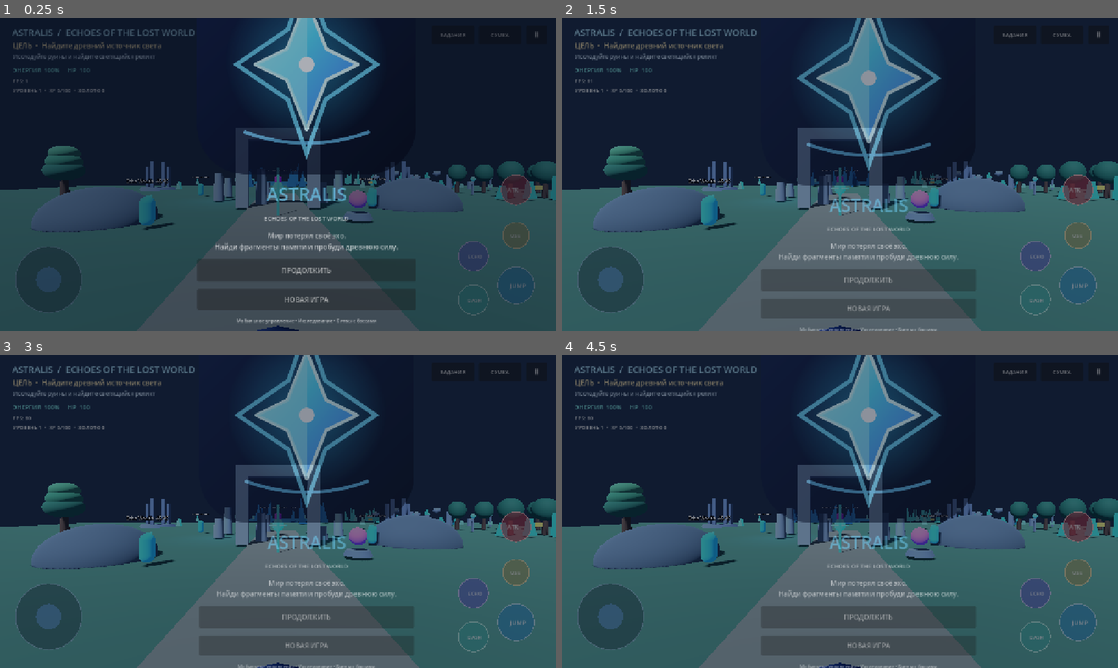
Above: before the commit, frames 1-4 (two rows, left to right).
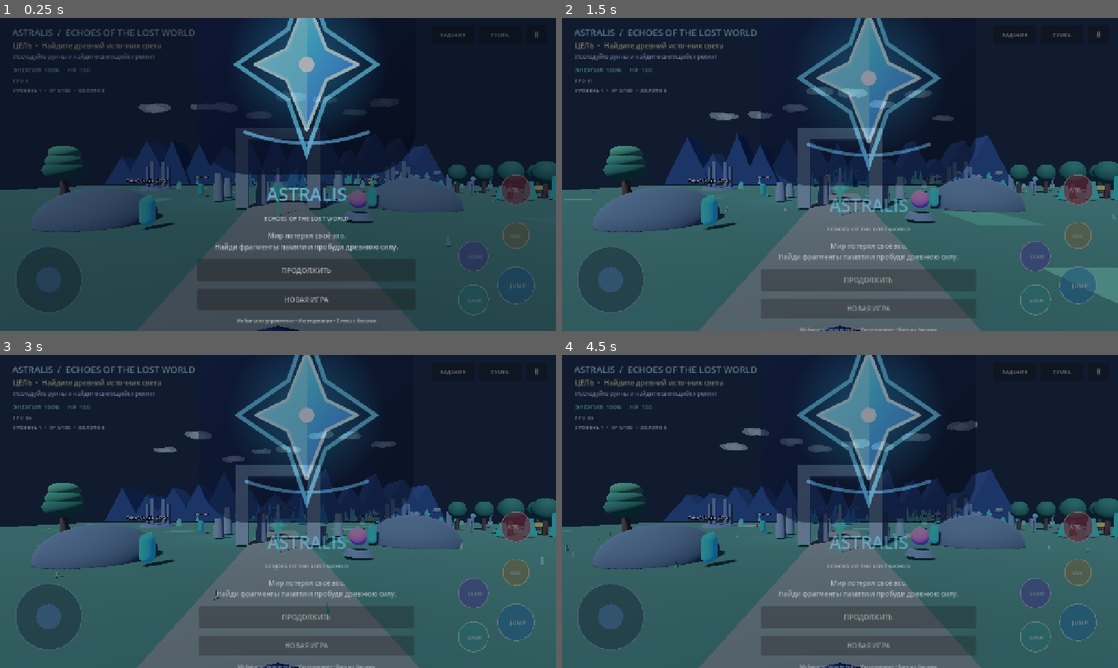
Above: after the commit, the same moments.

Repository: Phantom220-hub/ASTRALIS-RPG
Game: Godot game, scene res://scenes/main/Main.tscn
Two runs of this game, one before a commit and one after it. Both use one fixed random seed, a clock stepped at 60 frames per second and the inputs below.
Inputs (mouse positions are in pixels of both pictures, inside the frame that each line leads up to):
- Up to frame 1 (0.25 s): no input
- Up to frame 2 (1.5 s): click "НОВАЯ ИГРА" at 0.5 s; click "НОВАЯ ИГРА" at 1.25 s
- Up to frame 3 (3 s): tap Enter (ui_accept) at 2, 2.27 s; move the mouse to (400, 495) at 2.02 s; hold D (move_right) 2.03-2.75 s; tap E (interact) at 2.1 s; click (400, 495) at 2.17 s; click "НОВАЯ ИГРА" at 2.75 s
- Up to frame 4 (4.5 s): drag from (728, 527) to (812, 574) at 3.52 s; click "НОВАЯ ИГРА" at 4.25 s

The runs differ from the first frame. In frame 1, 2.4% of the frame differs, in the area x 18-86%, y 27-74%; in frame 2, 5.9%, in the area x 0-100%, y 22-92%; in frame 3, 4.7%; in frame 4, 5.3%.

Commit message:
Upgrade anime intro, character idle and world visuals

Diff:
--- a/scripts/world/world_bootstrap.gd
+++ b/scripts/world/world_bootstrap.gd
@@ -88,6 +88,7 @@
 	add_child(ground_body)
 
 	_add_path()
+	_add_anime_landscape()
 	_add_ruin_gate(Vector3(0, 0, -12))
 	_add_ruin_pillars()
 	_add_stylized_rock(Vector3(-11, 0.0, -7), Vector3(3.2, 2.2, 2.8))
@@ -376,3 +377,65 @@
 		crystal.rotation.z = randf_range(-0.2, 0.2)
 		crystal.material_override = crystal_mat
 		add_child(crystal)
+
+
+func _add_anime_landscape() -> void:
+	# Mobile-friendly stylized grass patches, distant mountain silhouettes and drifting clouds.
+	var grass_colors := [
+		Color(0.22, 0.43, 0.34), Color(0.29, 0.51, 0.39),
+		Color(0.36, 0.56, 0.43), Color(0.18, 0.37, 0.32)
+	]
+	for i in range(34):
+		var patch := MeshInstance3D.new()
+		var patch_mesh := PlaneMesh.new()
+		patch_mesh.size = Vector2(randf_range(2.0, 5.5), randf_range(2.0, 5.5))
+		patch.mesh = patch_mesh
+		patch.position = Vector3(randf_range(-42.0, 42.0), -0.135, randf_range(-48.0, 35.0))
+		var patch_mat := StandardMaterial3D.new()
+		patch_mat.albedo_color = grass_colors[i % grass_colors.size()]
+		patch_mat.roughness = 1.0
+		patch.material_override = patch_mat
+		add_child(patch)
+	for i in range(75):
+		var tuft := MeshInstance3D.new()
+		var blade := PrismMesh.new()
+		blade.size = Vector3(0.12, randf_range(0.22, 0.48), 0.10)
+		tuft.mesh = blade
+		tuft.position = Vector3(randf_range(-38.0, 38.0), 0.08, randf_range(-42.0, 28.0))
+		tuft.rotation.y = randf_range(0.0, TAU)
+		var blade_mat := StandardMaterial3D.new()
+		blade_mat.albedo_color = grass_colors[i % grass_colors.size()].lightened(0.12)
+		tuft.material_override = blade_mat
+		add_child(tuft)
+	var mountain_mat := StandardMaterial3D.new()
+	mountain_mat.albedo_color = Color(0.12, 0.22, 0.36)
+	mountain_mat.roughness = 1.0
+	for i in range(13):
+		var mountain := MeshInstance3D.new()
+		var peak := PrismMesh.new()
+		peak.size = Vector3(randf_range(12.0, 22.0), randf_range(9.0, 20.0), randf_range(7.0, 13.0))
+		mountain.mesh = peak
+		mountain.position = Vector3(-58.0 + i * 9.5, peak.size.y * 0.5 - 1.0, -82.0)
+		mountain.material_override = mountain_mat
+		add_child(mountain)
+	var cloud_mat := StandardMaterial3D.new()
+	cloud_mat.albedo_color = Color(0.66, 0.81, 0.94, 0.72)
+	cloud_mat.transparency = BaseMaterial3D.TRANSPARENCY_ALPHA
+	cloud_mat.shading_mode = BaseMaterial3D.SHADING_MODE_UNSHADED
+	for i in range(8):
+		var cloud := Node3D.new()
+		cloud.name = "SoftCloud_%02d" % i
+		cloud.position = Vector3(-38.0 + i * 10.5, 24.0 + randf_range(-2.0, 5.0), -58.0 - randf_range(0.0, 22.0))
+		for puff in range(3):
+			var cloud_mesh := MeshInstance3D.new()
+			var puff_mesh := SphereMesh.new()
+			puff_mesh.radius = randf_range(1.8, 3.2)
+			puff_mesh.height = puff_mesh.radius * 0.7
+			cloud_mesh.mesh = puff_mesh
+			cloud_mesh.position = Vector3((puff - 1) * 1.8, randf_range(-0.35, 0.35), 0.0)
+			cloud_mesh.material_override = cloud_mat
+			cloud.add_child(cloud_mesh)
+		add_child(cloud)
+		var drift := create_tween().set_loops()
+		drift.tween_property(cloud, "position:x", cloud.position.x + 3.0, 12.0).set_trans(Tween.TRANS_SINE)
+		drift.tween_property(cloud, "position:x", cloud.position.x - 3.0, 12.0).set_trans(Tween.TRANS_SINE)
